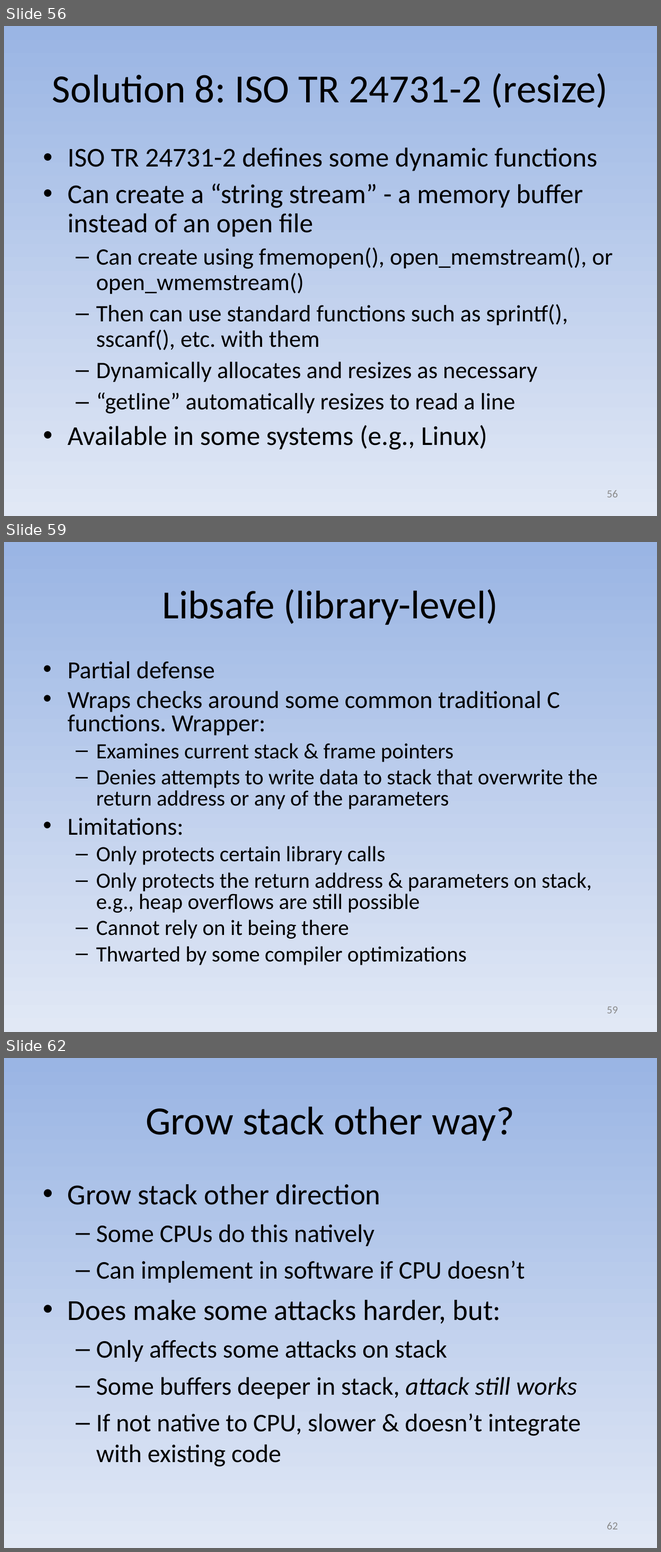
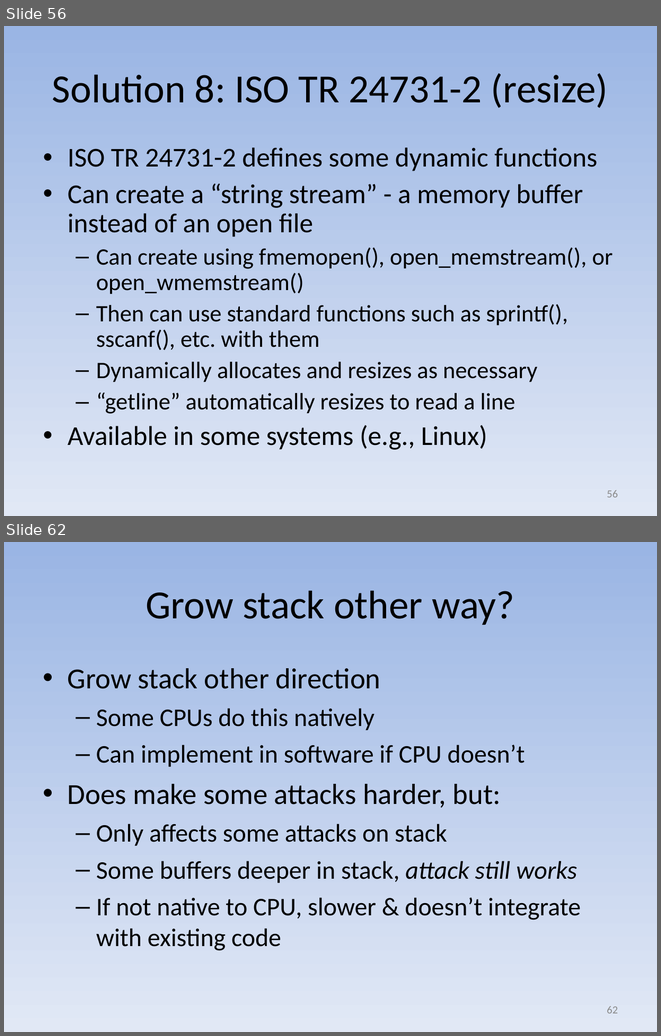
Before and after one commit to david-a-wheeler/david-a-wheeler.github.io, a slide deck: secure-class/presentations/Secure-Software-3-Buffer-Overflow.ppt. Shown one above the other, each under a label of ours: slides 56, 59 and 62 before the commit, slides 56 and 62 after it; the slides between them are not shown. The pictures are 661x1552 and 661x1036 pixels, drawn with LibreOffice and Linux fonts; fonts in the diff are those of the drawing. Boxes give left, top, right and bottom in pixels: in the first picture for what was removed or moved away, otherwise in the second. Text is boxed around its words. In the diff, an @@ line names an element or a change of style, - is before the commit and + after.

Commit message:
Update buffer overflow slide

```diff
--- a/secure-class/presentations/Secure-Software-3-Buffer-Overflow.ppt
+++ b/secure-class/presentations/Secure-Software-3-Buffer-Overflow.ppt
@@ slide 59 removed at (4, 542, 657, 1032), background gradient #9AB5E4 to #E1E8F5 @@
@@ title removed at (162, 589, 498, 625) @@
-Libsafe (library-level)
@@ text removed at (68, 661, 598, 965) @@
-• Partial defense
-• Wraps checks around some common traditional C functions. Wrapper:
-  – Examines current stack & frame pointers
-  – Denies attempts to write data to stack that overwrite the return address or any of the parameters
-• Limitations:
-  – Only protects certain library calls
-  – Only protects the return address & parameters on stack, e.g., heap overflows are still possible
-  – Cannot rely on it being there
-  – Thwarted by some compiler optimizations
@@ page number removed at (607, 1006, 618, 1013) @@
-59
```
Also in this commit, not shown: 7 slides changed, 2 slides added, 1 other slide removed.
